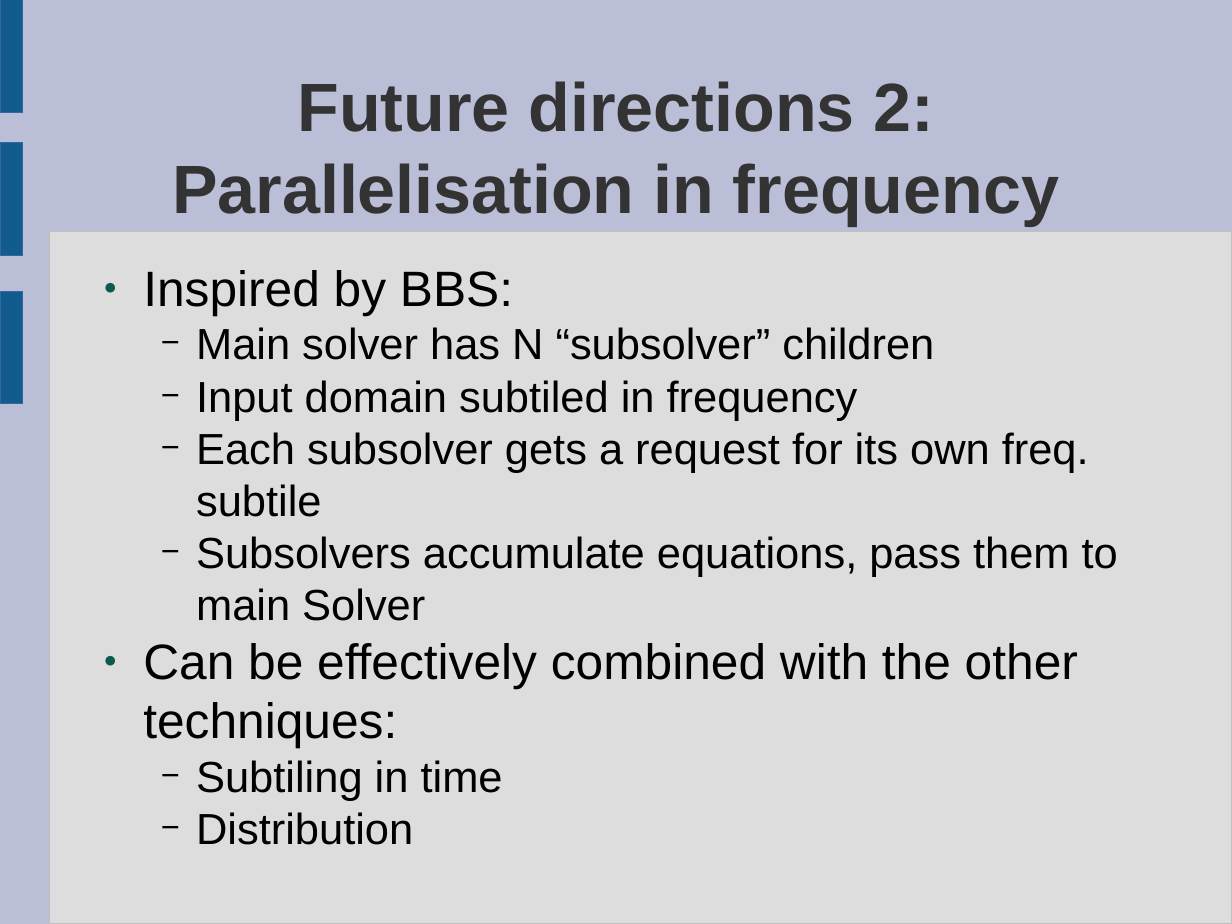
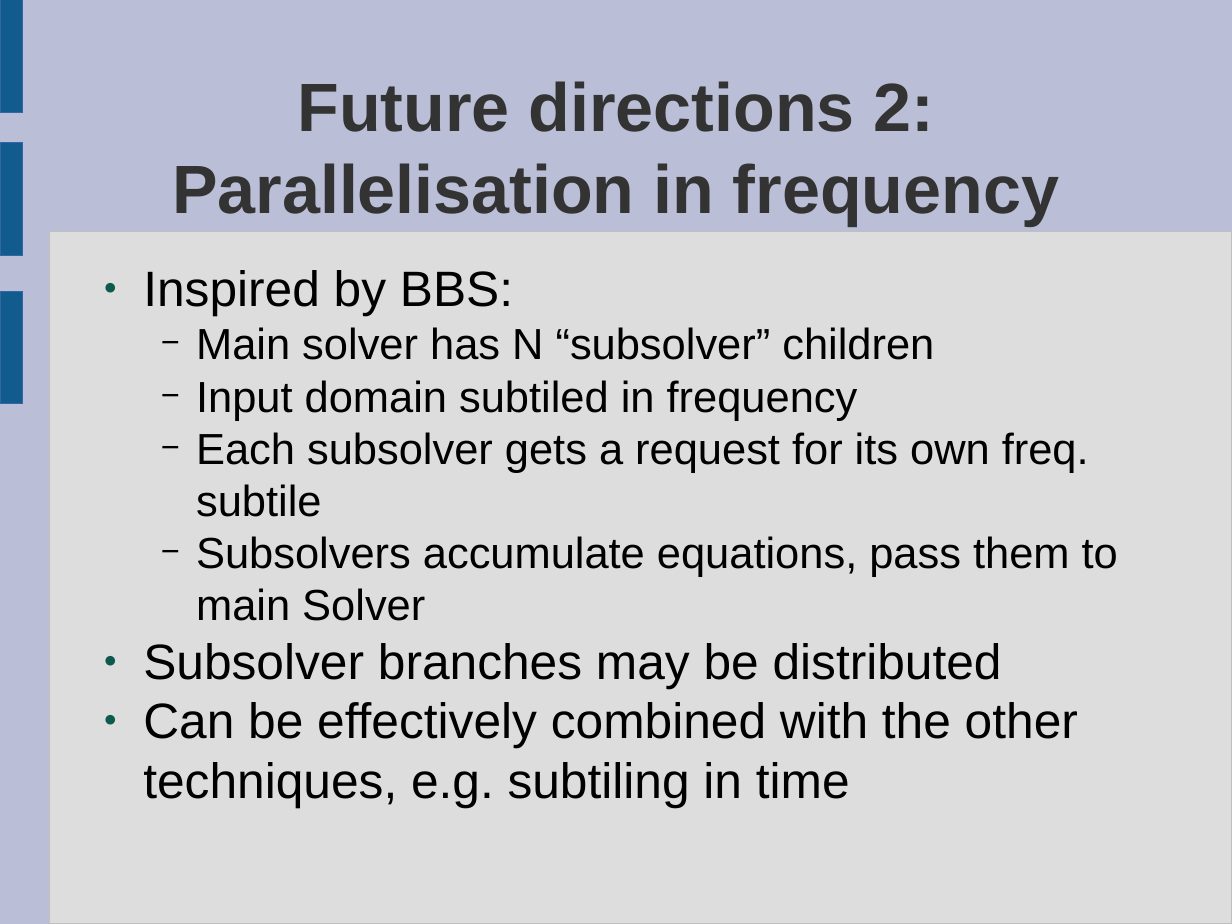
Before and after one commit to ratt-ru/meqtrees-timba, a slide deck: slide 5 of WH/contrib/OMS/presentations/MeqTimbaParallelization.odp. Drawn at 1232x924 pixels with LibreOffice and Linux fonts; fonts in the diff are those of the drawing. Boxes give left, top, right and bottom in pixels: in the first picture for what was removed or moved away, otherwise in the second. Text is boxed around its words. In the diff, an @@ line names an element or a change of style, - is before the commit and + after.

```diff
--- a/WH/contrib/OMS/presentations/MeqTimbaParallelization.odp
+++ b/WH/contrib/OMS/presentations/MeqTimbaParallelization.odp
@@ text at [143, 643, 1078, 808]: text changed @@
-● Can be effectively combined with the other techniques:
-  − Subtiling in time
-  − Distribution
+● Subsolver branches may be distributed
+● Can be effectively combined with the other techniques, e.g. subtiling in time
```
